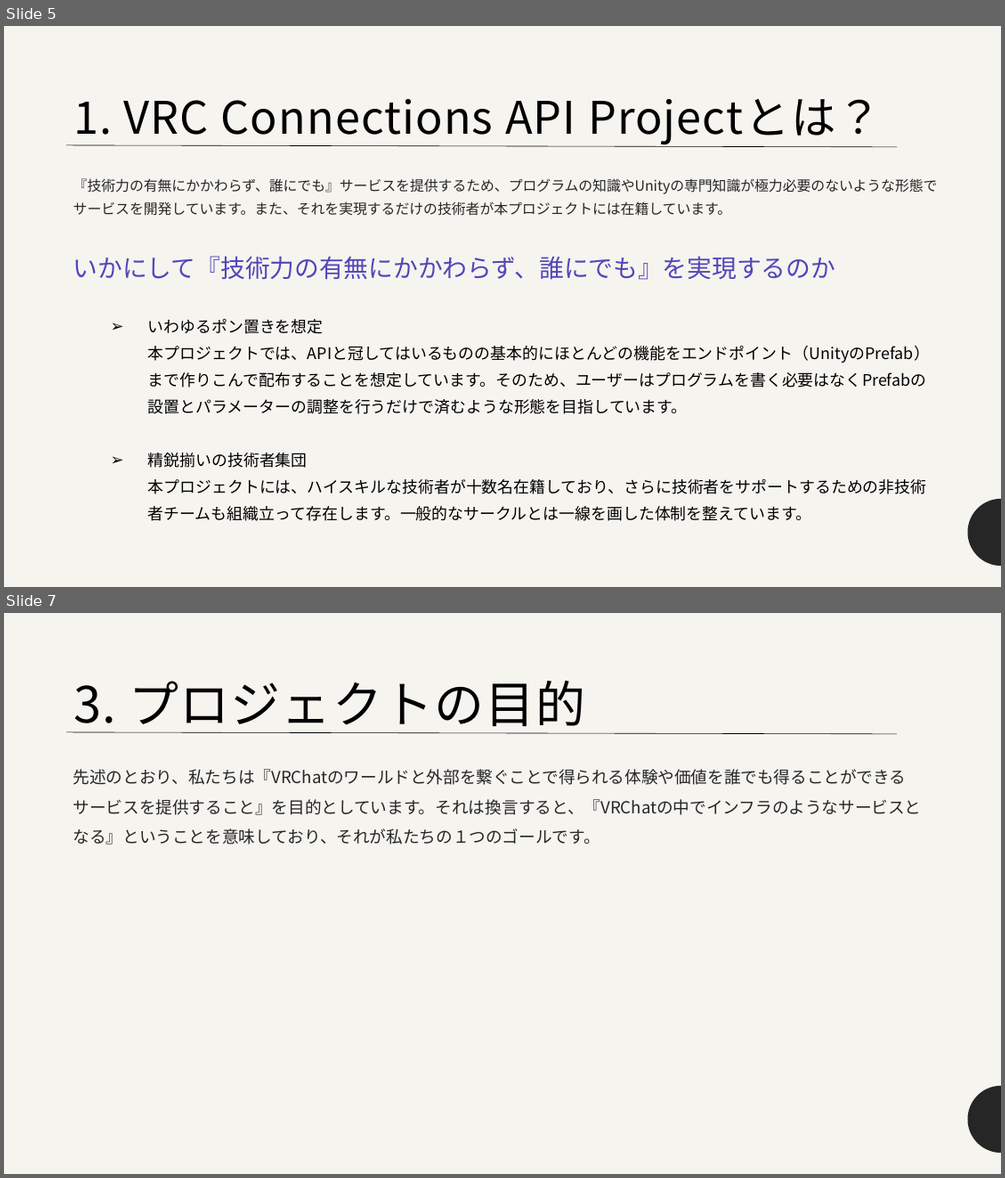
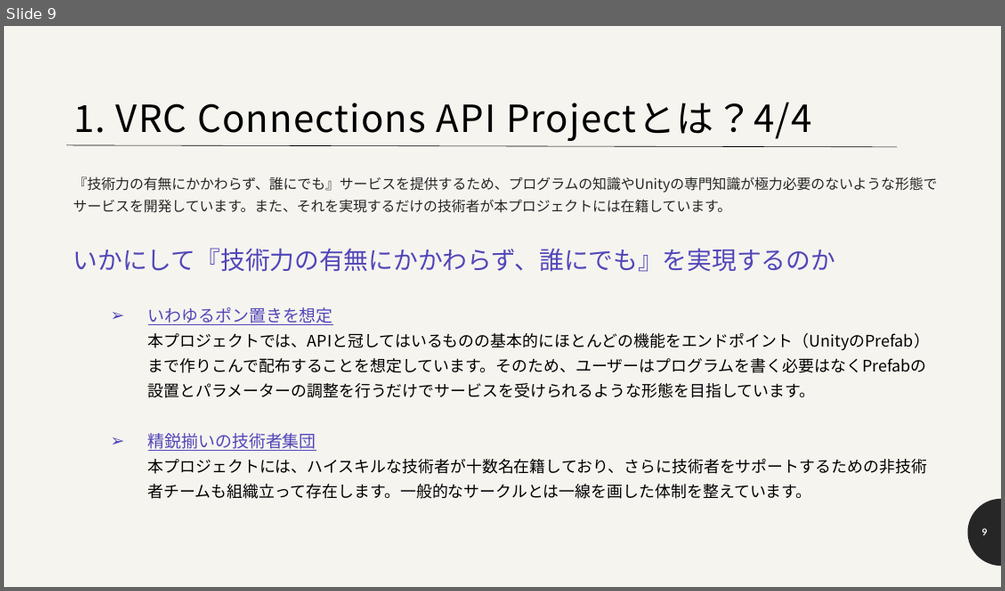
Before and after one commit to nHaruka-git/VRC-Connestions-API-Project-Public-Resources, a slide deck: 対外紹介資料.pptx. Shown one above the other, each under a label of ours: slides 5 and 7 before the commit, slide 9 after it; the slides between them are not shown. The pictures are 1005x1178 and 1005x591 pixels, drawn with LibreOffice and Linux fonts; fonts in the diff are those of the drawing. Boxes give left, top, right and bottom in pixels: in the first picture for what was removed or moved away, otherwise in the second. Text is boxed around its words. In the diff, an @@ line names an element or a change of style, - is before the commit and + after.

```diff
--- a/対外紹介資料.pptx
+++ b/対外紹介資料.pptx
@@ slide 7 removed at (4, 613, 1001, 1174), background #F6F4EF; not listed: 1 template element that a slide beside it also shows @@
@@ title removed at (73, 681, 586, 734) @@
-3. プロジェクトの目的
@@ line removed from (67, 732) to (897, 734) @@
@@ text removed at (73, 769, 922, 844) @@
-先述のとおり、私たちは『VRChatのワールドと外部を繋ぐことで得られる体験や価値を誰でも得ることができるサービスを提供すること』を目的としています。それは換言すると、『VRChatの中でインフラのようなサービスとなる』ということを意味しており、それが私たちの１つのゴールです。
@@ what was slide 5 is now slide 9 @@
@@ slide 9 changed as well @@
@@ title at (73, 102, 811, 141): text changed; size 43.2 to 36 pt @@
-1. VRC Connections API Projectとは？
+1. VRC Connections API Projectとは？4/4
@@ text at (73, 176, 938, 499): size 15.3 to 16.1 pt, text colour #000000 to #5046B9, underline on in "精鋭揃いの技術者集団"; line spacing 1.4 to 1.3 @@
@@ text at (148, 307, 930, 398): text changed @@
-  ➢ いわゆるポン置きを想定
-    本プロジェクトでは、APIと冠してはいるものの基本的にほとんどの機能をエンドポイント（UnityのPrefab）まで作りこんで配布することを想定しています。そのため、ユーザーはプログラムを書く必要はなくPrefabの設置とパラメーターの調整を行うだけで済むような形態を目指しています。
+  ➢ いわゆるポン置きを想定
+    本プロジェクトでは、APIと冠してはいるものの基本的にほとんどの機能をエンドポイント（UnityのPrefab）まで作りこんで配布することを想定しています。そのため、ユーザーはプログラムを書く必要はなくPrefabの設置とパラメーターの調整を行うだけでサービスを受けられるような形態を目指しています。
@@ page number added at (982, 528, 987, 535), 9 pt, text #FFFFFF, bold @@
+9
```
Also in this commit, not shown: 6 other slides changed, 10 slides added, 1 other slide removed, 25 other files.
